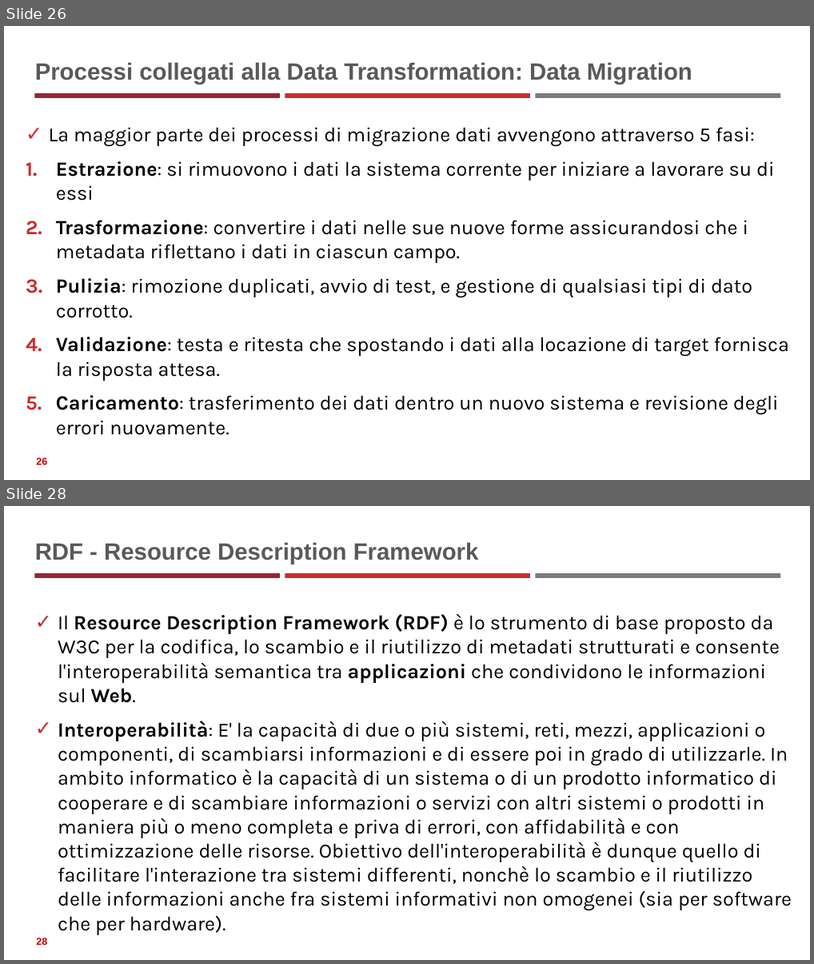
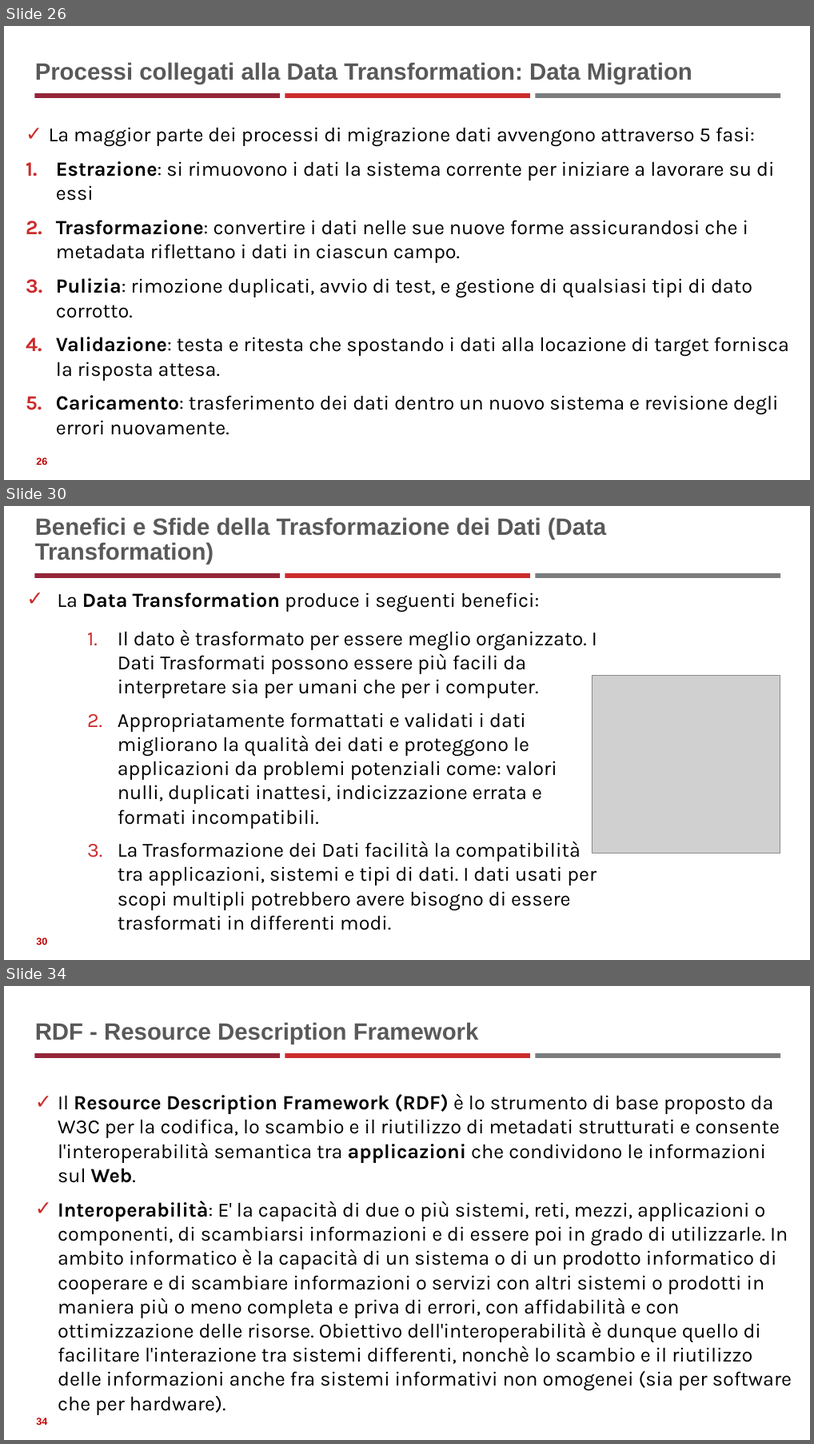
Before and after one commit to neural1977/data_science_interview_material, a slide deck: Data_Science_ita.pptx. Shown one above the other, each under a label of ours: slides 26 and 28 before the commit, slides 26, 30 and 34 after it; the slides between them are not shown. The pictures are 814x964 and 814x1444 pixels, drawn with LibreOffice and Linux fonts; fonts in the diff are those of the drawing; grey boxes stand for pictures. Boxes give left, top, right and bottom in pixels: in the first picture for what was removed or moved away, otherwise in the second. Text is boxed around its words. In the diff, an @@ line names an element or a change of style, - is before the commit and + after.

```diff
--- a/Data_Science_ita.pptx
+++ b/Data_Science_ita.pptx
@@ slide 30 added at box(4, 506, 810, 960), background #FFFFFF; not listed: 3 template elements that a slide beside it also shows @@
@@ title added at box(35, 517, 606, 564), 28 pt, text #595959, bold @@
+Benefici e Sfide della Trasformazione dei Dati (Data Transformation)
@@ text added at box(57, 592, 598, 930), 24 pt, text #000000 @@
+✓ La Data Transformation produce i seguenti benefici:
+    1. Il dato è trasformato per essere meglio organizzato. I Dati Trasformati possono essere più facili da interpretare sia per umani che per i computer.
+    2. Appropriatamente formattati e validati i dati migliorano la qualità dei dati e proteggono le applicazioni da problemi potenziali come: valori nulli, duplicati inattesi, indicizzazione errata e formati incompatibili.
+    3. La Trasformazione dei Dati facilità la compatibilità tra applicazioni, sistemi e tipi di dati. I dati usati per scopi multipli potrebbero avere bisogno di essere trasformati in differenti modi.
@@ picture added at box(592, 676, 781, 853) @@
@@ page number added at box(36, 937, 47, 944), 12 pt, text #C00000, bold @@
+30
@@ what was slide 28 is now slide 34 @@
@@ page number at box(36, 1417, 47, 1424): text changed @@
-28
+34
```
Also in this commit, not shown: 2 slides changed, 5 other slides added, 1 other file.
